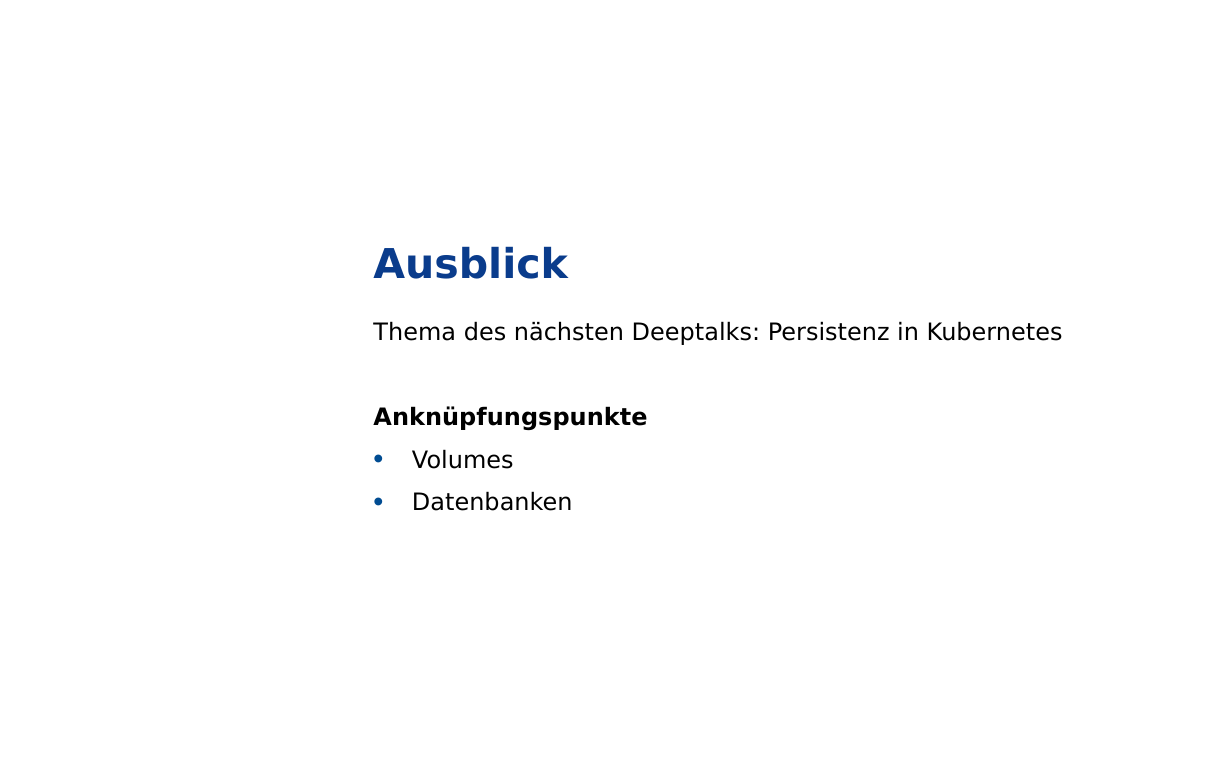
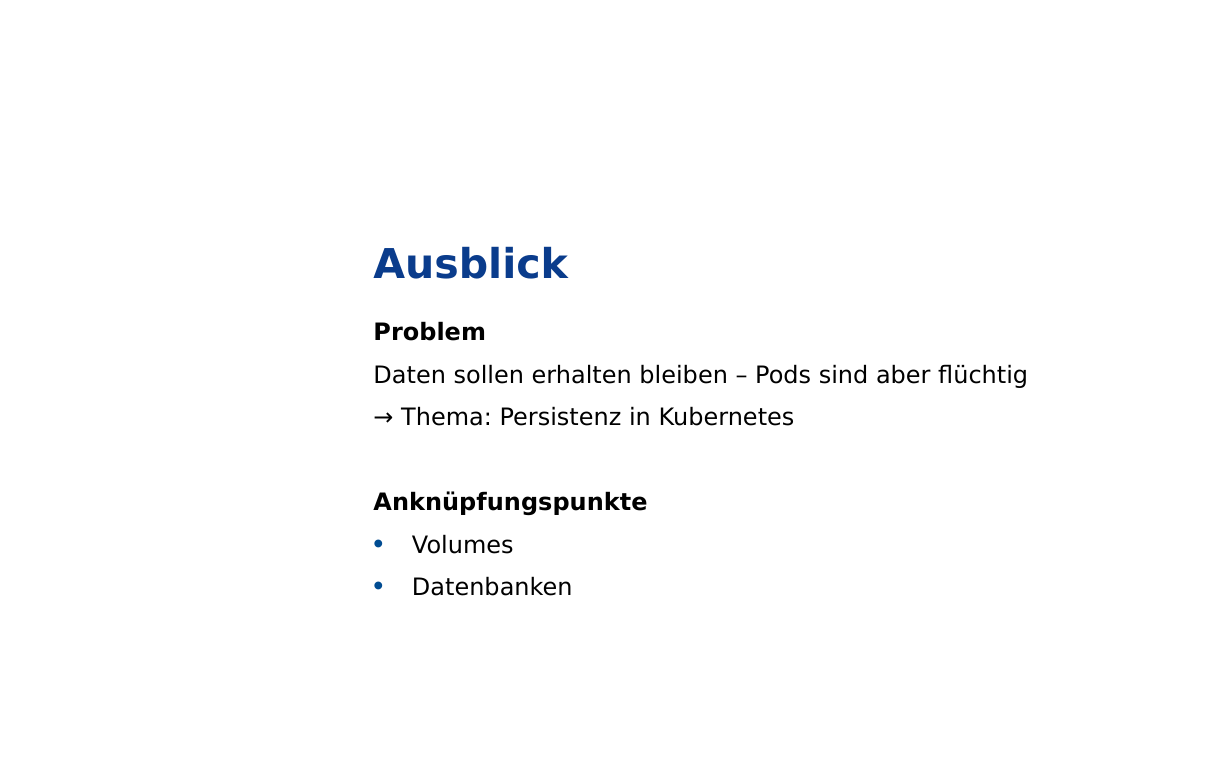
Before and after one commit to grothesk/deepshore-labs, a slide deck: slide 21 of 04-configmaps-und-secrets/deeptalk-04.pptx (slide 20 before the commit). Drawn at 1232x770 pixels with LibreOffice and Linux fonts; fonts in the diff are those of the drawing; background and template pictures are left out. Boxes give left, top, right and bottom in pixels: in the first picture for what was removed or moved away, otherwise in the second. Text is boxed around its words. In the diff, an @@ line names an element or a change of style, - is before the commit and + after.

Commit message:
Updated presentation, created pdf

```diff
--- a/04-configmaps-und-secrets/deeptalk-04.pptx
+++ b/04-configmaps-und-secrets/deeptalk-04.pptx
@@ text at bbox=[373, 321, 1028, 426]: text changed @@
-Thema des nächsten Deeptalks: Persistenz in Kubernetes
+Problem
+Daten sollen erhalten bleiben – Pods sind aber flüchtig
+→ Thema: Persistenz in Kubernetes
```
Also in this commit, not shown: 5 other slides changed, 1 slide added, 1 other file.
